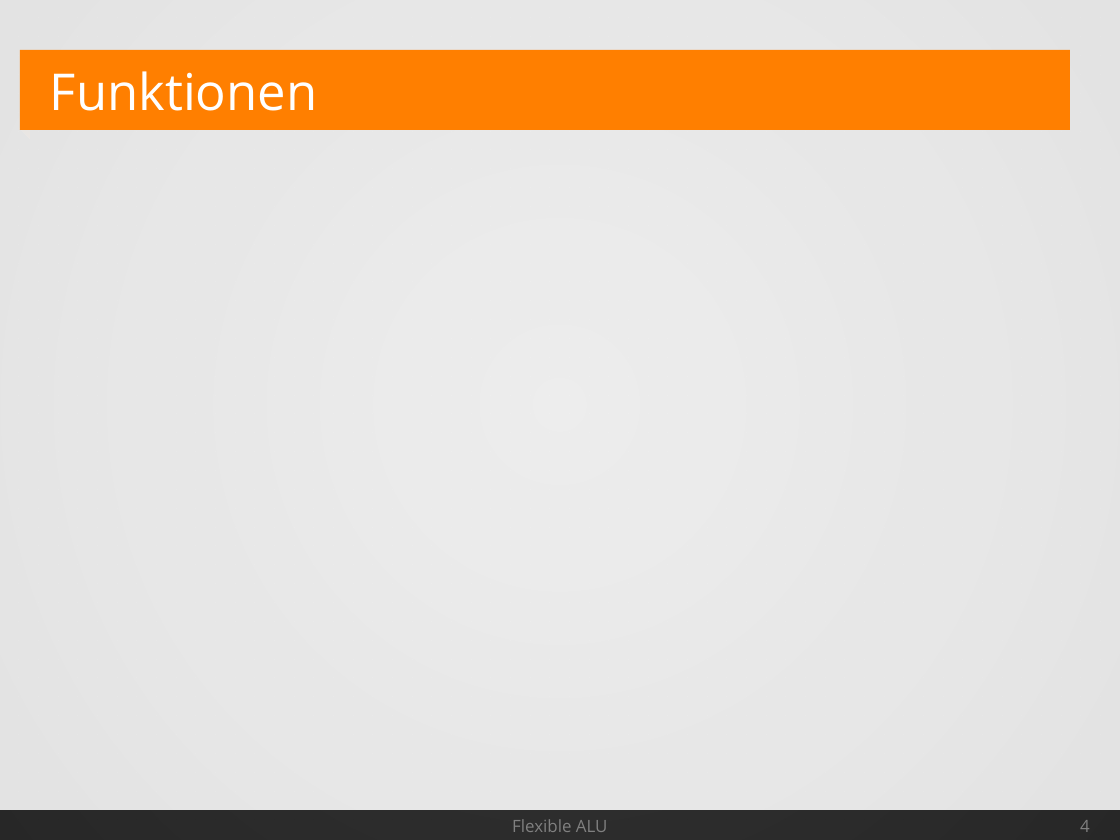
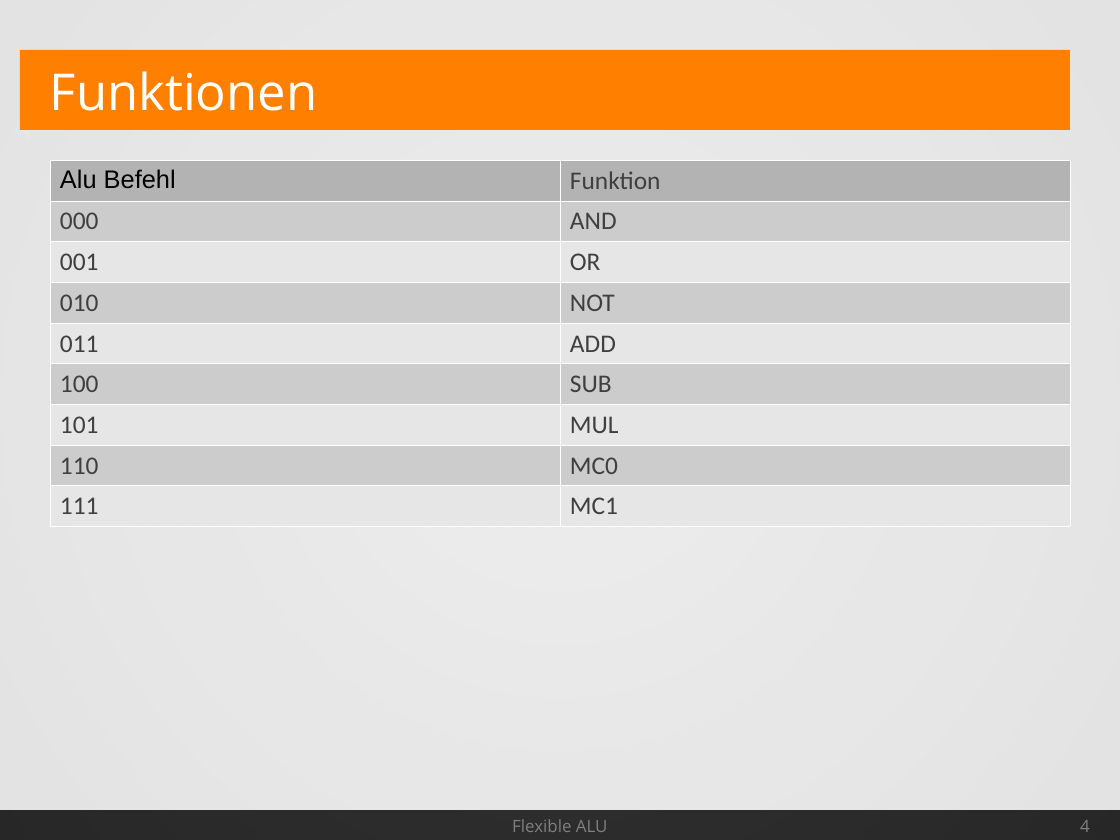
Before and after one commit to Geend/FHDWLogicWorksLib, a slide deck: slide 4 of alu-4/Spec/AluSpec.odp. Drawn at 1120x840 pixels with LibreOffice and Linux fonts; fonts in the diff are those of the drawing. Boxes give left, top, right and bottom in pixels: in the first picture for what was removed or moved away, otherwise in the second. Text is boxed around its words. In the diff, an @@ line names an element or a change of style, - is before the commit and + after.

```diff
--- a/alu-4/Spec/AluSpec.odp
+++ b/alu-4/Spec/AluSpec.odp
@@ table added at (x1=50, y1=160, x2=1070, y2=518), 9 rows, 2 columns @@
+Alu Befehl | Funktion
+000 | AND
+001 | OR
+010 | NOT
+011 | ADD
+100 | SUB
+101 | MUL
+110 | MC0
+111 | MC1
```
Also in this commit, not shown: 3 other slides changed, 1 other file.
